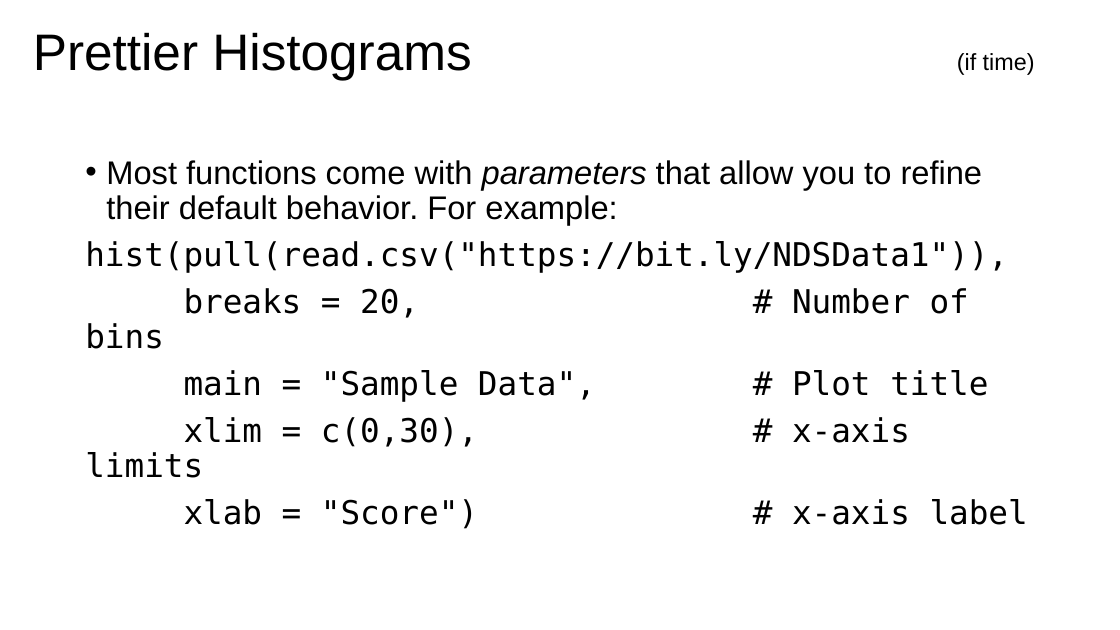
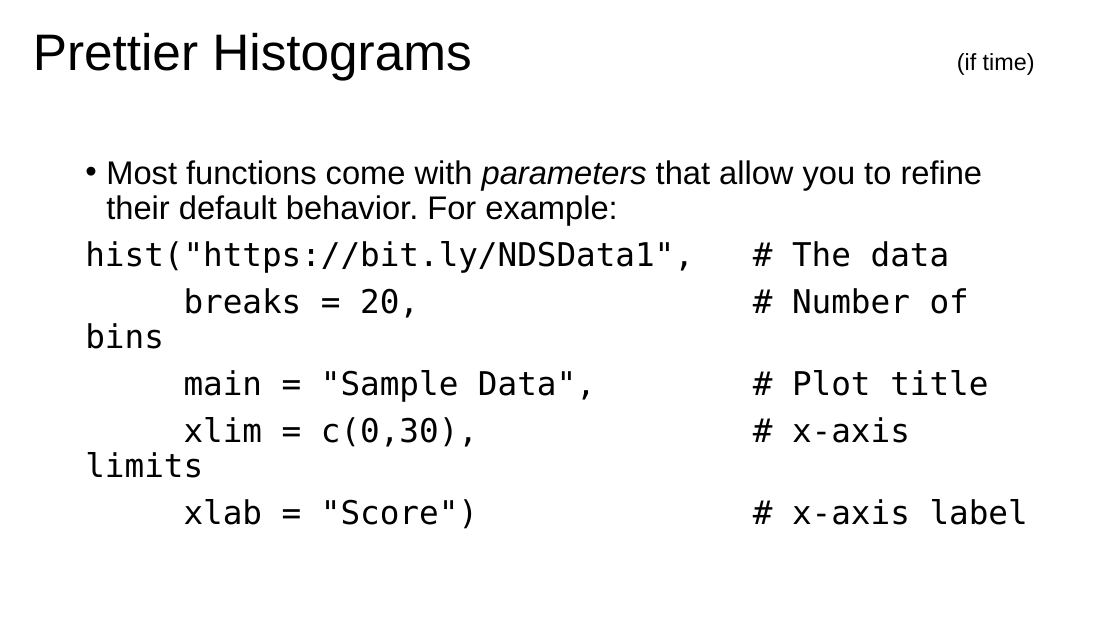
Before and after one commit to barneyricca/NDS_workshop, a slide deck: slide 20 of Slide Decks/Monday Morning.pptx. Drawn at 1120x630 pixels with LibreOffice and Linux fonts; fonts in the diff are those of the drawing; background and template pictures are left out. Boxes give left, top, right and bottom in pixels: in the first picture for what was removed or moved away, otherwise in the second. Text is boxed around its words. In the diff, an @@ line names an element or a change of style, - is before the commit and + after.

```diff
--- a/Slide Decks/Monday Morning.pptx
+++ b/Slide Decks/Monday Morning.pptx
@@ text at [85,241,950,273]: text changed @@
-hist(pull(read.csv("https://bit.ly/NDSData1")),
+hist("https://bit.ly/NDSData1", # The data
```
Also in this commit, not shown: 13 other slides changed, 1 slide removed, 4 other files.
